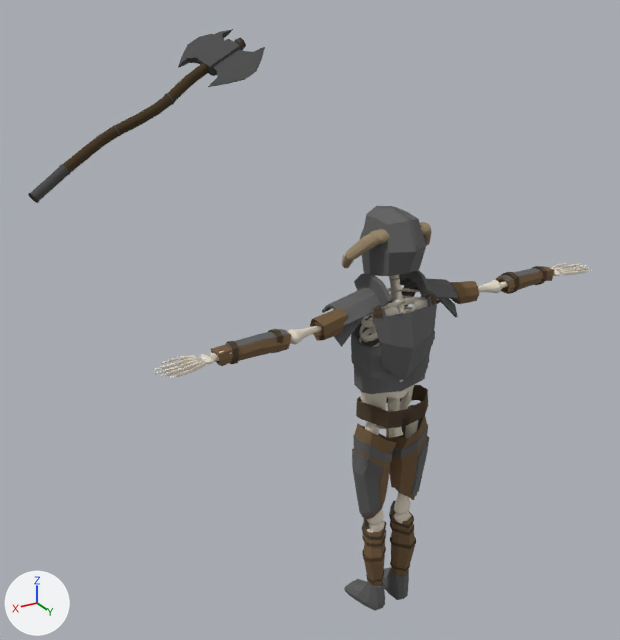
The FBX model SkeletonEnemy.fbx as it was, and as the next commit left it.
Both versions are drawn from a camera (50 mm lens) standing at (7.47, 9.78, 10.77) and looking at (0.5, -1.84, 4.96). The lights are fixed; the arrows at lower left show +X, +Y and +Z. Where no turn or scale is listed for an object, it has been applied to the vertices.

In view in the first picture: 'Belt', 'Bracer Left', 'Chest Plate', 'Chest Plate Under2', 'Helmet', 'Leg Armor Left', 'Leg Armor Right', 'Low Poly Axe', 'Shin Armor Left', 'Shin Armor Right', 'Skeleton', 'Spaulder Left'.
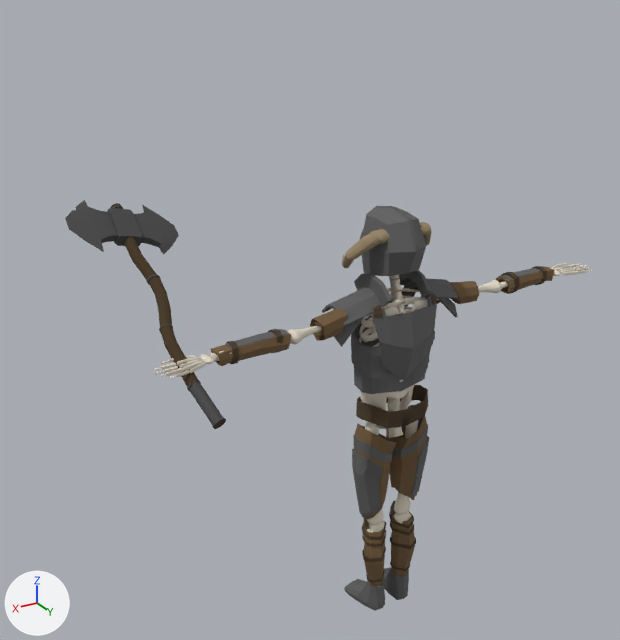
Pixel boxes [x1, y1, x2, y2] of what changed, in the pictures (620 x 640 px):
'Low Poly Axe', moved, turned: before [28, 29, 265, 203]; after [65, 200, 226, 429]

Edits to the bpy script that builds the scene:
```text
Change ob_low_poly_axe:
    ob_low_poly_axe.location: (3.59, -3.41, 7.91) -> (3.62, -0.07, 5.72)
    ob_low_poly_axe.rotation_euler: (-0.433, -1.021, 0.491) -> (-0.466, -1.049, 2.009)  # degrees (-25, -58, 28) -> degrees (-27, -60, 115)
```
